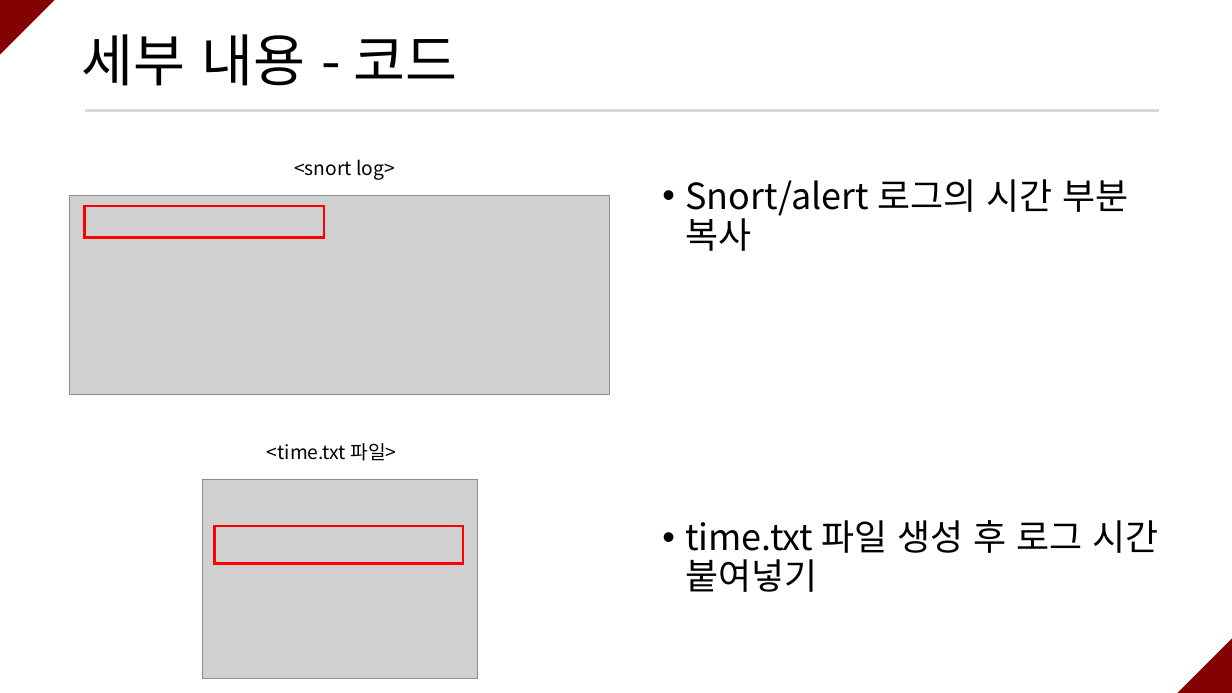
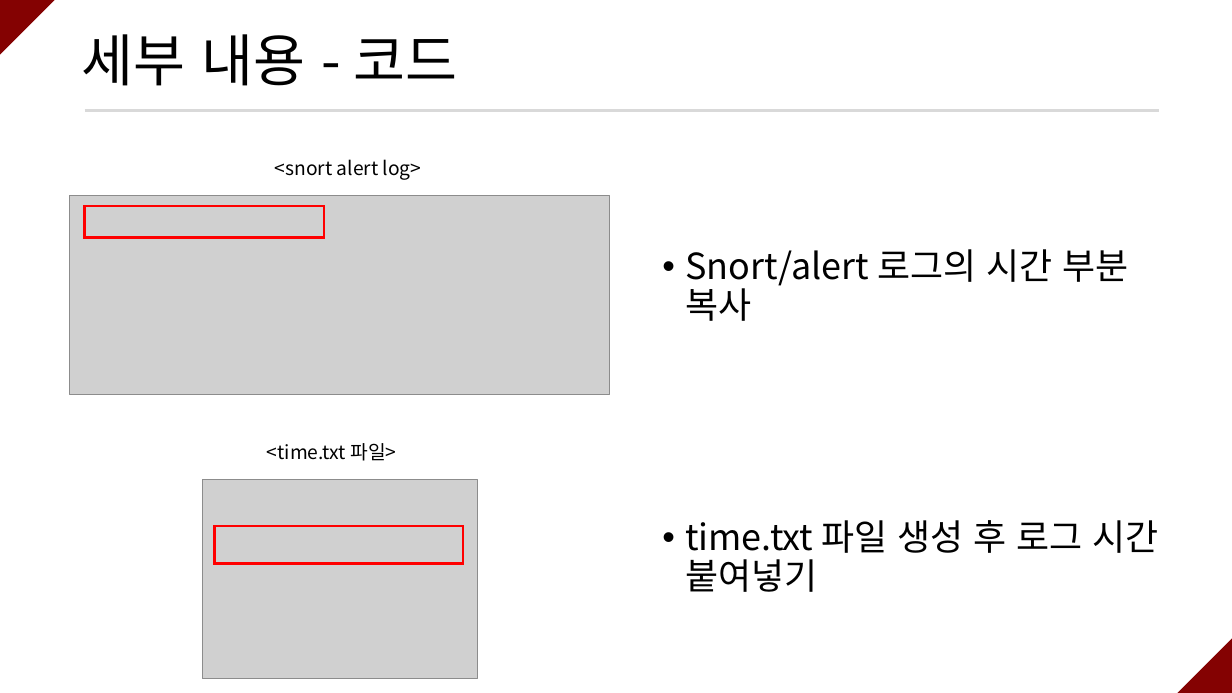
Before and after one commit to ramieeee/self_learning, a slide deck: slide 12 of semi_projects/보안탐지 및 SMS 알람/연람희_보안탐지 및 SMS 알람.pptx. Drawn at 1232x693 pixels with LibreOffice and Linux fonts; fonts in the diff are those of the drawing; grey boxes stand for pictures. Boxes give left, top, right and bottom in pixels: in the first picture for what was removed or moved away, otherwise in the second. Text is boxed around its words. In the diff, an @@ line names an element or a change of style, - is before the commit and + after.

Commit message:
Modify SMS alert project ppt file with diagrams

```diff
--- a/semi_projects/보안탐지 및 SMS 알람/연람희_보안탐지 및 SMS 알람.pptx
+++ b/semi_projects/보안탐지 및 SMS 알람/연람희_보안탐지 및 SMS 알람.pptx
@@ text at [275,159,422,180]: text changed @@
-<snort log>
+<snort alert log>
@@ text "Snort/alert 로그의 시간 부분 복사": place and size @@
-text "Snort/alert 로그의 시간 부분 복사" at [685,179,1128,251]
+text "Snort/alert 로그의 시간 부분 복사" at [685,249,1128,321]
```
Also in this commit, not shown: 5 other slides changed, 1 slide added, 3 other files.
